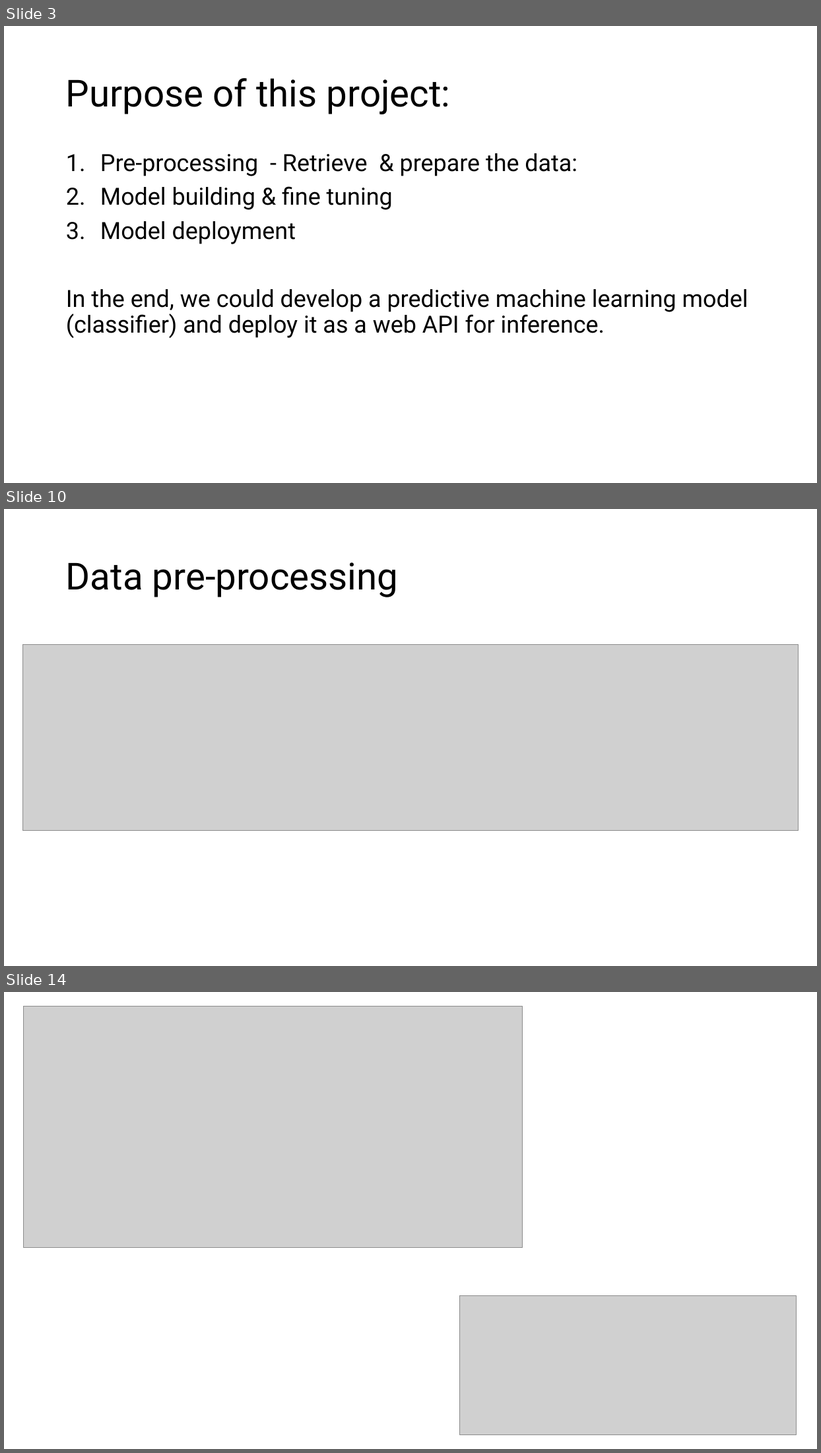
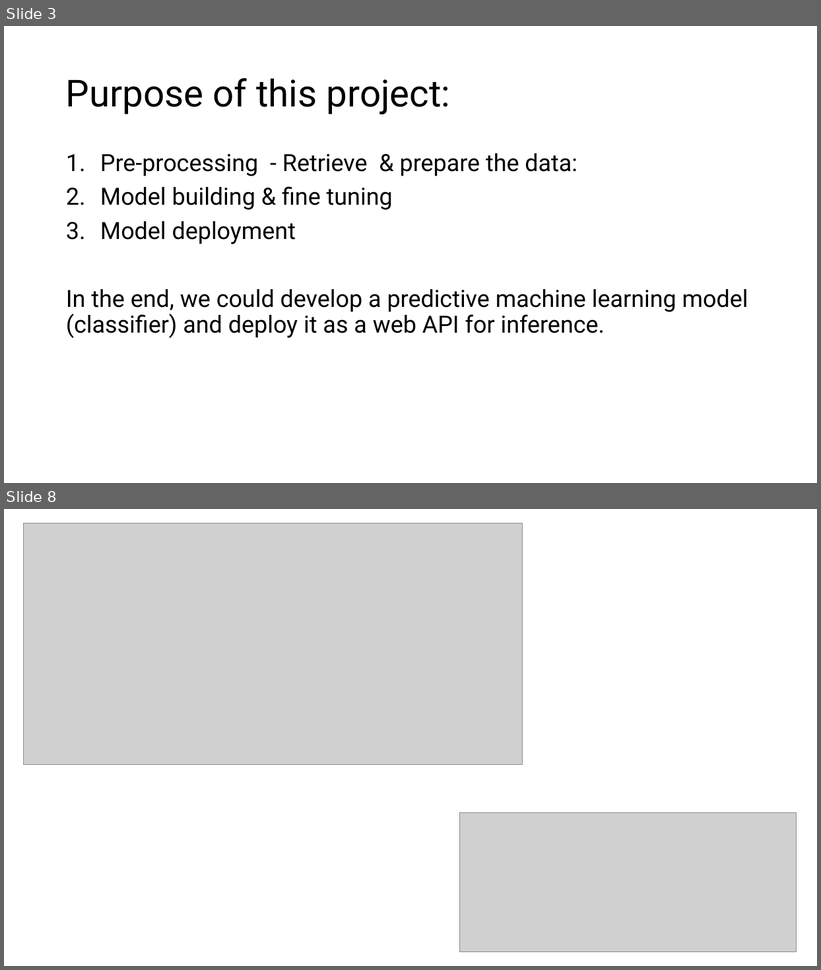
Before and after one commit to kwRe1208/comp247-group-project, a slide deck: Documentation.pptx. Shown one above the other, each under a label of ours: slides 3, 10 and 14 before the commit, slides 3 and 8 after it; the slides between them are not shown. The pictures are 821x1453 and 821x970 pixels, drawn with LibreOffice and Linux fonts; fonts in the diff are those of the drawing; grey boxes stand for pictures. Boxes give left, top, right and bottom in pixels: in the first picture for what was removed or moved away, otherwise in the second. Text is boxed around its words. In the diff, an @@ line names an element or a change of style, - is before the commit and + after.

```diff
--- a/Documentation.pptx
+++ b/Documentation.pptx
@@ slide 10 removed at <box>4,509,817,966</box>, background #FFFFFF @@
@@ title removed at <box>66,562,399,597</box> @@
-Data pre-processing
@@ picture removed at <box>23,645,799,830</box> @@
@@ what was slide 14 is now slide 8 @@
```
Also in this commit, not shown: 13 slides added, 18 other slides removed, 1 other file.
